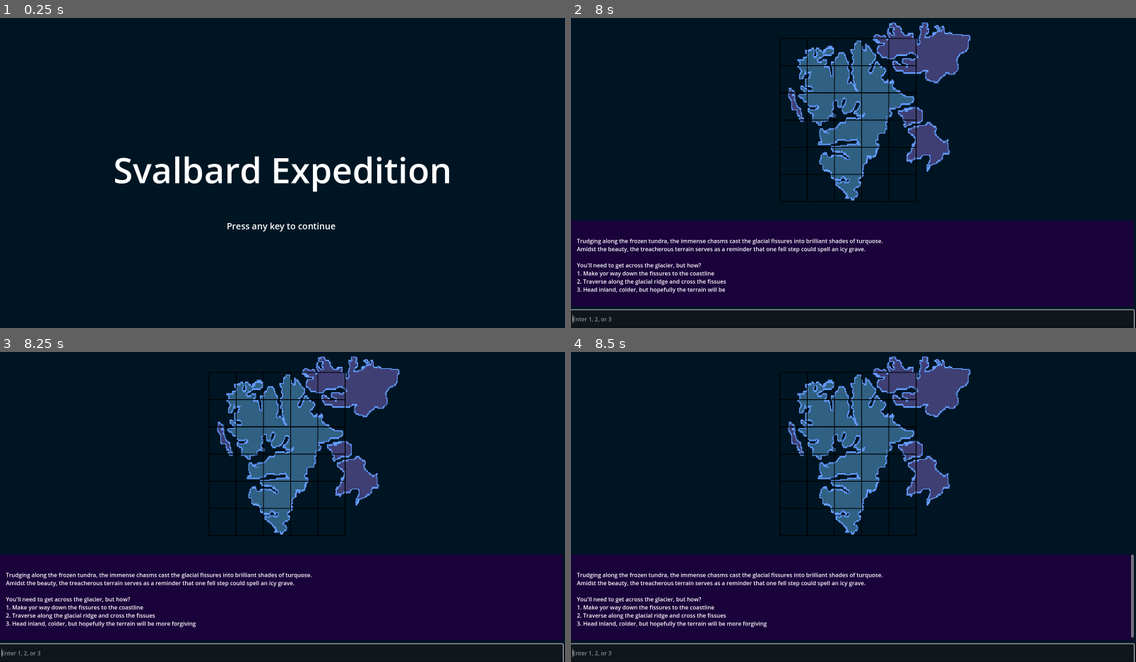
Above: before the commit, frames 1-4 (two rows, left to right).
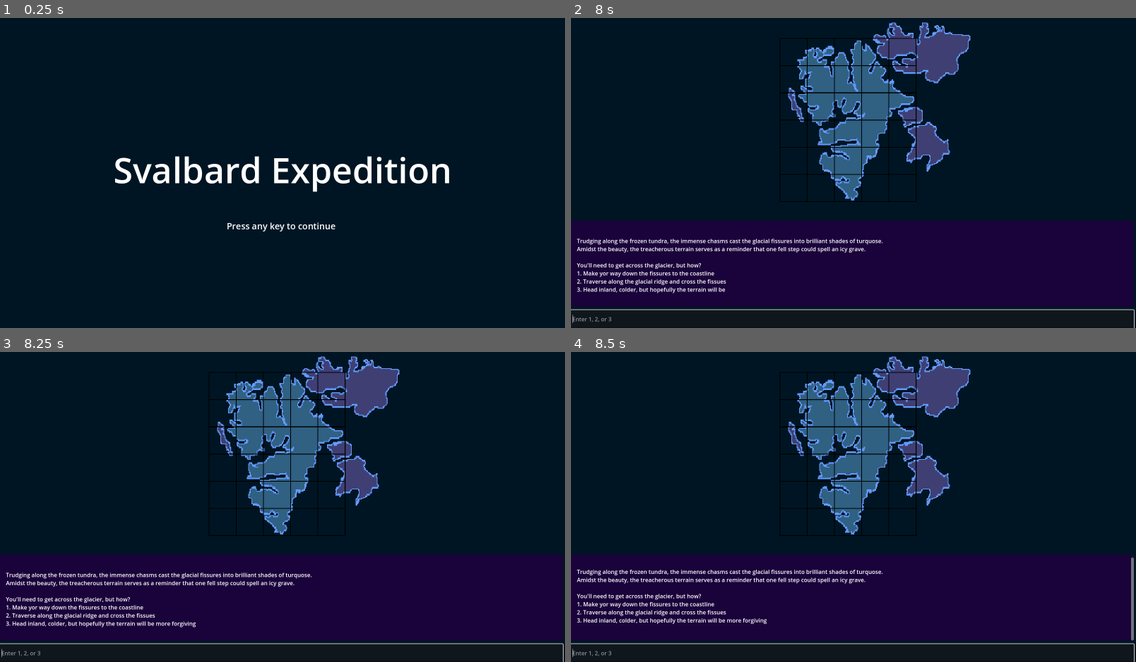
Above: after the commit, the same moments.

Repository: sshook98/SvalbardRepository
Game: Godot game, scene res://title_screen.tscn
Same seed, same stepped clock (60 frames per second), same inputs: the game is played once before the commit and once after it.
Inputs (mouse positions are in pixels of both pictures, inside the frame that each line leads up to):
- Up to frame 1 (0.25 s): no input
- Up to frame 2 (8 s): tap Enter at 0.5, 3.5, 6.5 s; click (853, 318) at 1.27 s; type "12" at 1.35 s; tap Space at 2.75, 4.25, 7.25 s
- Up to frame 3 (8.25 s): no input
- Up to frame 4 (8.5 s): no input

Frames 1-3 are identical in both runs. In frame 4, 3.2% of the frame differs, in the area x 1-100%, y 65-94%.

Commit message:
Added auto-scroll to the game_manager
Before this change, new text would be entered off-screen and the player would need to scroll down to see it

Diff:
--- a/game_manager.gd
+++ b/game_manager.gd
@@ -78,6 +78,14 @@
 	$RichTextLabel.newline()
 	for char in text_line:
 		$RichTextLabel.add_text(char)
+		scroll_text_to_bottom()
 		var wait_time = rng.randf_range(0.001, 0.005)
 		await get_tree().create_timer(wait_time).timeout
+	scroll_text_to_bottom()
 	ready_for_input = true
+
+
+func scroll_text_to_bottom():
+	var lineCount = $RichTextLabel.get_line_count()
+	print(lineCount)
+	$RichTextLabel.scroll_to_line(lineCount)
Not shown: 1 places in title_screen.tscn that only renumber resources
